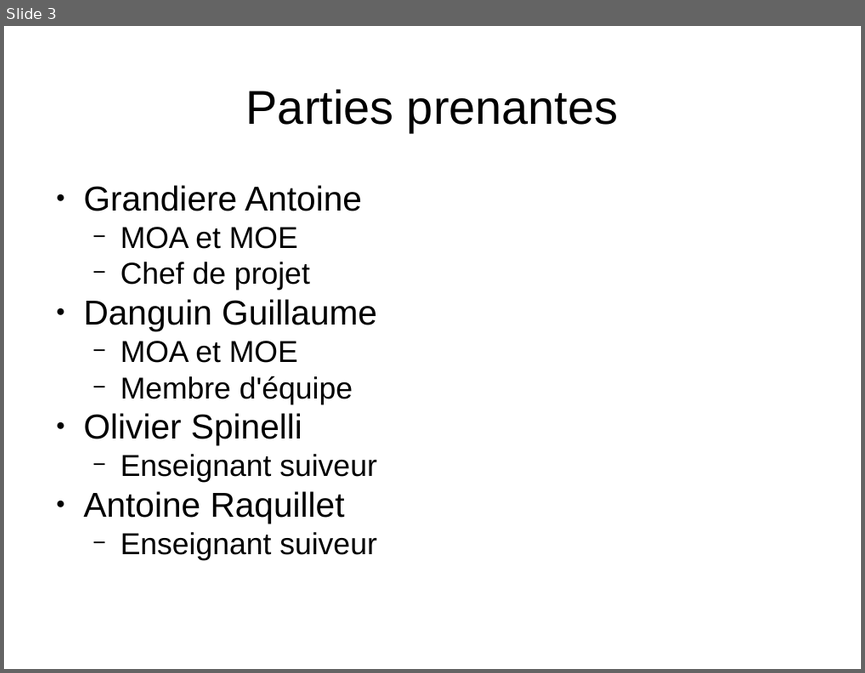
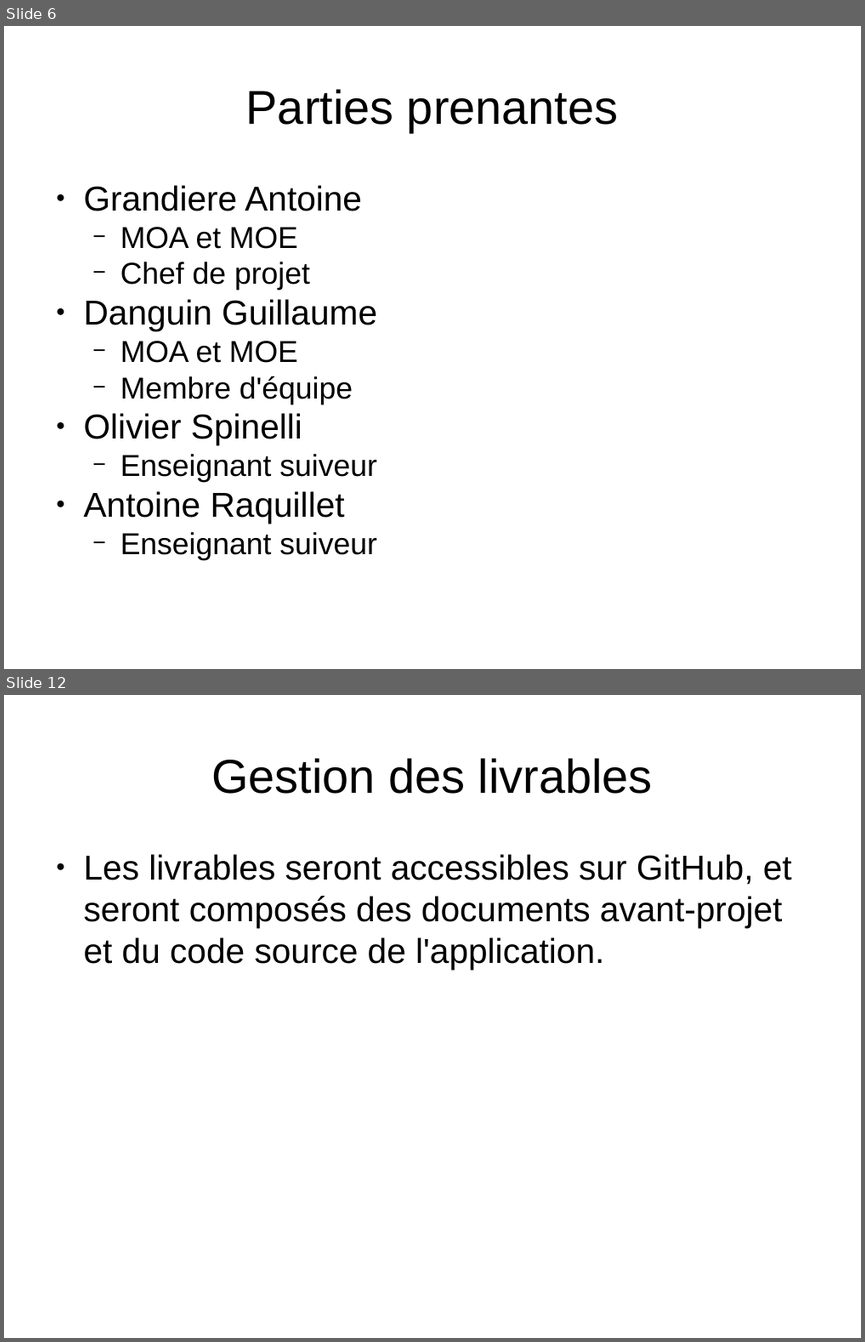
Before and after one commit to Mach12/Linguissime, a slide deck: Avant-projet/Itération 0.pptx. Shown one above the other, each under a label of ours: slide 3 before the commit, slides 6 and 12 after it; the slides between them are not shown. The pictures are 865x673 and 865x1342 pixels, drawn with LibreOffice and Linux fonts; fonts in the diff are those of the drawing. Boxes give left, top, right and bottom in pixels: in the first picture for what was removed or moved away, otherwise in the second. Text is boxed around its words. In the diff, an @@ line names an element or a change of style, - is before the commit and + after.

```diff
--- a/Avant-projet/Itération 0.pptx
+++ b/Avant-projet/Itération 0.pptx
@@ slide 12 added at box(4, 695, 861, 1338), background #FFFFFF @@
@@ text added at box(211, 758, 653, 794), 44 pt, text #000000 @@
+Gestion des livrables
@@ text added at box(84, 854, 792, 969), 32 pt, text #000000 @@
+● Les livrables seront accessibles sur GitHub, et seront composés des documents avant-projet et du code source de l'application.
@@ what was slide 3 is now slide 6 @@
```
Also in this commit, not shown: 1 slide changed, 11 other slides added, 2 other files.
